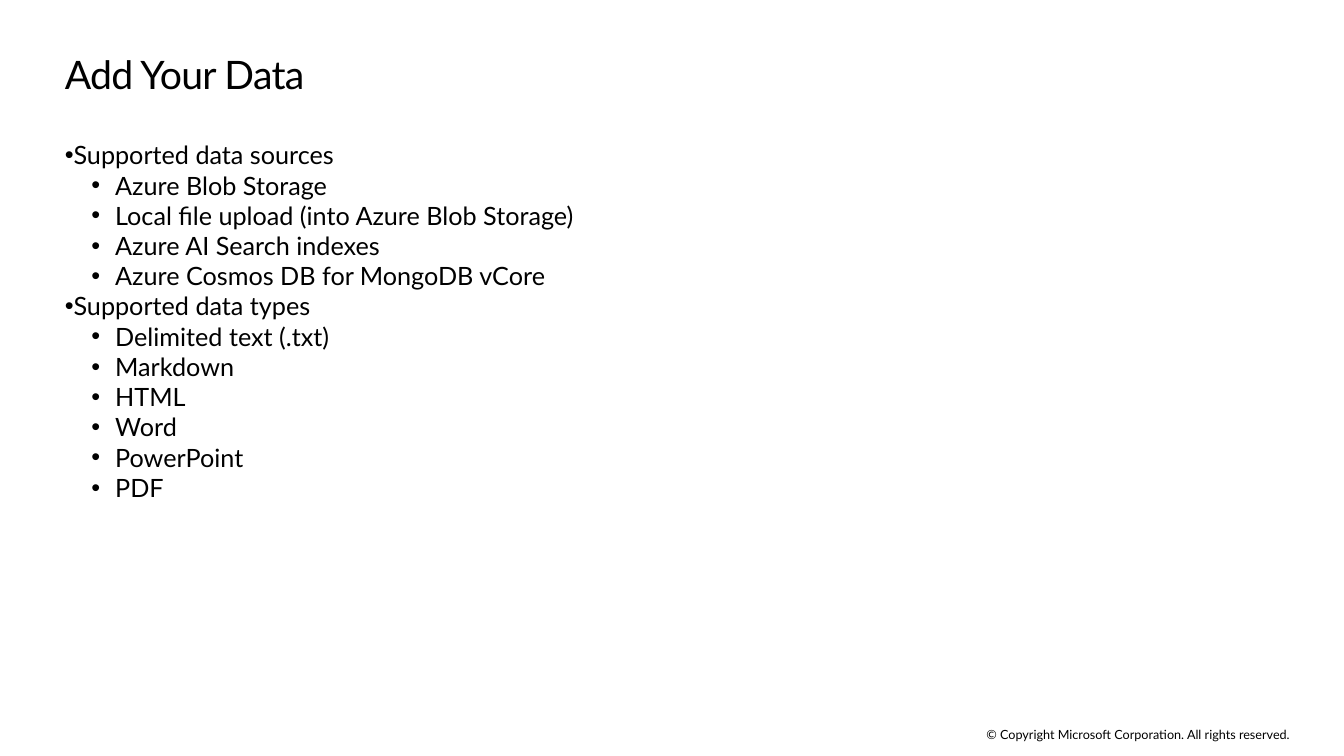
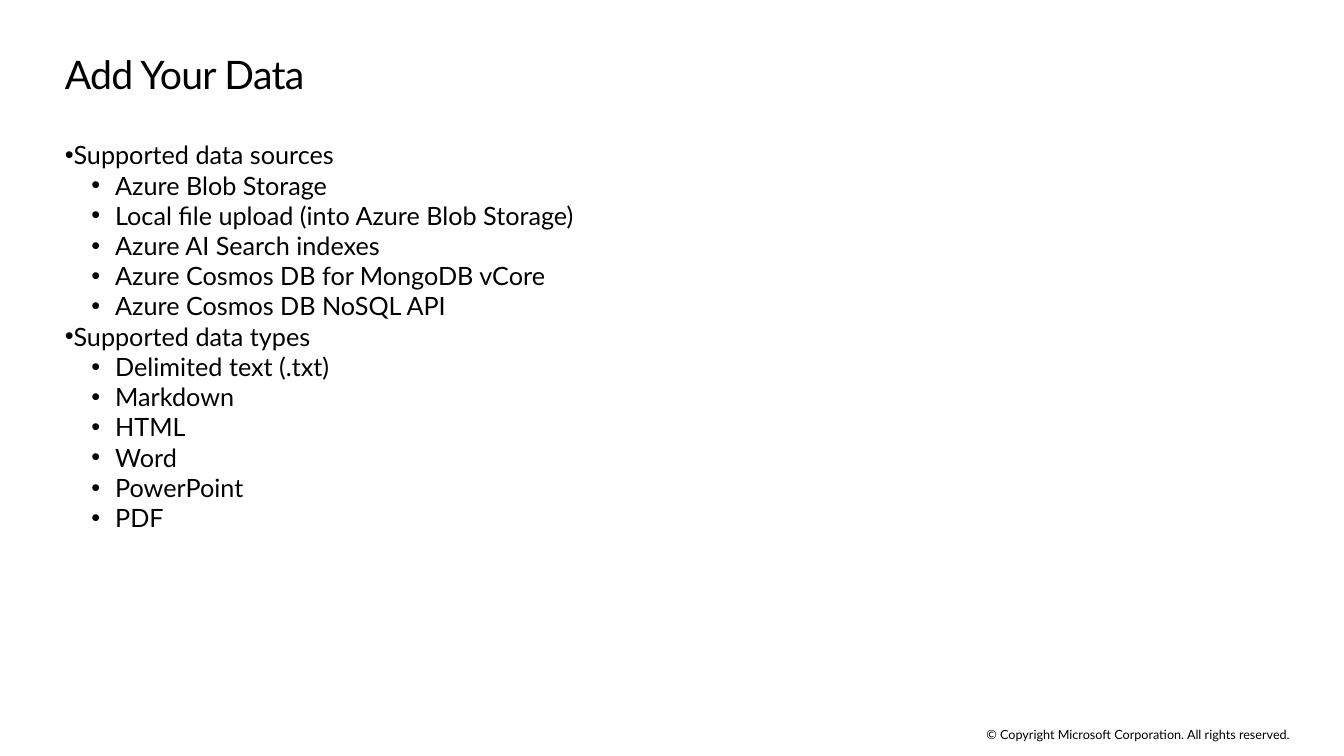
Before and after one commit to microsoft/TechExcel-Integrating-Azure-PaaS-and-AI-Services-for-AI-Design-Wins, a slide deck: slide 10 of slides/Lab Slides.pptx (slide 12 before the commit). Drawn at 1344x756 pixels with LibreOffice and Linux fonts; fonts in the diff are those of the drawing. Boxes give left, top, right and bottom in pixels: in the first picture for what was removed or moved away, otherwise in the second. Text is boxed around its words. In the diff, an @@ line names an element or a change of style, - is before the commit and + after.

```diff
--- a/slides/Lab Slides.pptx
+++ b/slides/Lab Slides.pptx
@@ text at (x1=115, y1=296, x2=446, y2=319): paragraph added @@
+  • Azure Cosmos DB NoSQL API
```
Also in this commit, not shown: 16 other slides changed, 10 slides added, 19 slides removed.
